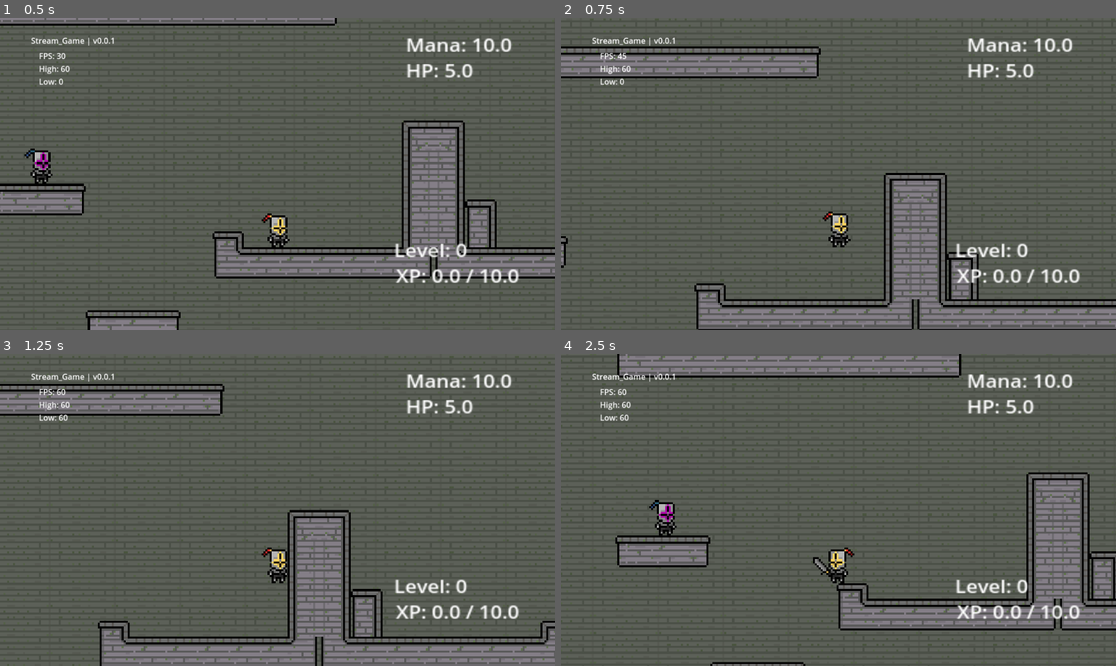
Above: before the commit, frames 1-4 (two rows, left to right).
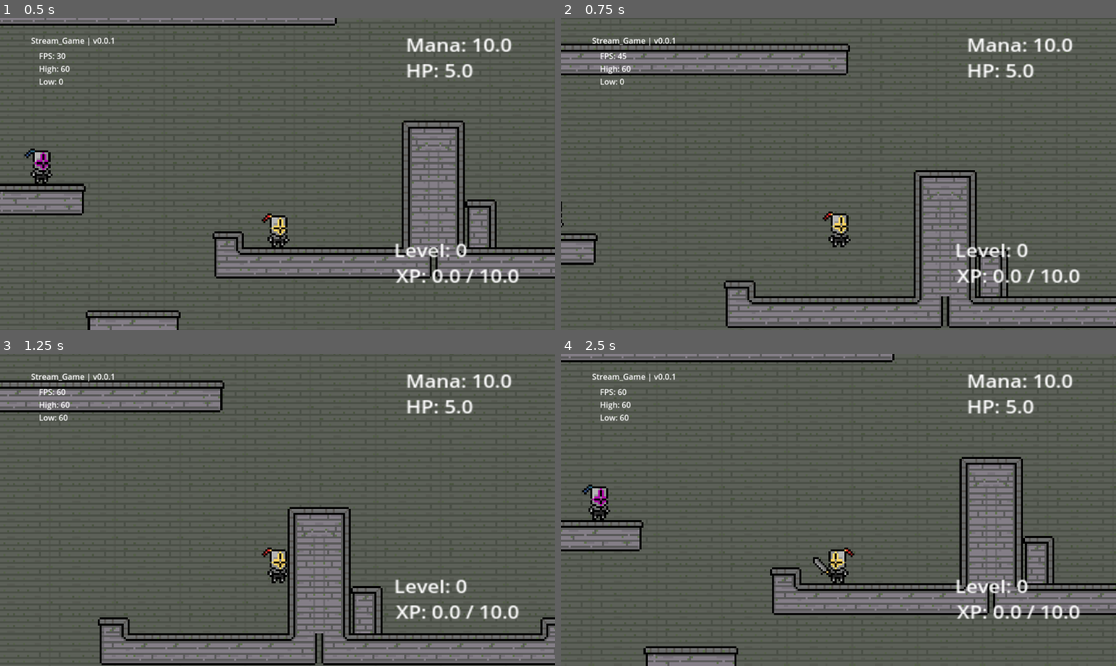
Above: after the commit, the same moments.

Repository: Schweem/CycleTwo
Game: Godot game, scene res://scenes/world_test.tscn
Same seed, same stepped clock (60 frames per second), same inputs: the game is played once before the commit and once after it. The engine's default icon, where the game draws it, is replaced by a stand-in: a white triangle on a blue panel in a dark square.
Inputs (mouse positions are in pixels of both pictures, inside the frame that each line leads up to):
- Up to frame 1 (0.5 s): no input
- Up to frame 2 (0.75 s): tap Enter at 0.5 s; move the mouse to (960, 158) at 0.52 s; hold Right (right) from 0.53 s (still down); tap Space (jump) at 0.6 s
- Up to frame 3 (1.25 s): keep holding Right (right); tap Space (jump) at 0.77, 1.07 s
- Up to frame 4 (2.5 s): move the mouse to (727, 525) at 1.27 s; click (727, 525) at 1.35 s; tap Space (jump) at 1.52, 1.55, 1.82, 2.3 s; move the mouse to (894, 441) at 2.02 s; release Right (right) at 2.03 s; hold Left (left) from 2.03 s (still down); tap X (draw) at 2.1 s

Frame 1 is identical in both runs. In frame 2, 16% of the frame differs, in the area x 0-100%, y 0-100%; in frame 3, 12%; in frame 4, 19%.

Commit message:
regulating movement with delta time before that gets nasty

Diff:
--- a/scripts/player_controller.gd
+++ b/scripts/player_controller.gd
@@ -3,8 +3,8 @@
 signal flipped(flag : bool)
 
 # constants
-const BASE_SPEED : float = 200.0
-const JUMP_SPEED : float = -350.0
+const BASE_SPEED : float = 7500.0
+const JUMP_SPEED : float = -20000.0
 
 # regular vars
 var speed_mult : float = 1.0
@@ -12,6 +12,7 @@
 # variable jump height stuff
 var jump_res : float = 3.0
 var coyote_time : float = 1.0
+var jump_buffer : float = 1.0
 
 var walljump : bool = false
 var jumpCancelled : bool = false
@@ -32,6 +33,9 @@
 		if coyote_time > 0:
 			coyote_time -= 0.1
 		velocity.y += gravity * delta
+
+		if jump_buffer > 0:
+			jump_buffer -= 0.1
 	else:
 		# reset all the jump stuff
 		# state machines would be sick right
@@ -45,12 +49,12 @@
 			coyote_time += 0.1
 
 	# Input controller handler
-	handle_inputs()
+	handle_inputs(delta)
 	# Character body fun for applying motion
 	move_and_slide()
 
 # Simple helper to keep physics process cleaner
-func handle_inputs() -> void:
+func handle_inputs(_delta : float) -> void:
 	if Input.is_action_just_pressed("draw"):
 		sword.drawSword()
 
@@ -79,20 +83,20 @@
 
 	var speed : float = BASE_SPEED * speed_mult
 	if dir:
-		velocity.x = dir * speed
+		velocity.x = dir * speed * _delta
 	else:
-		velocity.x = move_toward(velocity.x, 0, speed)
+		velocity.x = move_toward(velocity.x, 0, speed)  * _delta
 
 	# simple jump, input handling
 	if Input.is_action_just_pressed("jump"):
 		# is_on_floor()
 		if coyote_time > 0:
 			coyote_time = 0
-			velocity.y = JUMP_SPEED
+			velocity.y = JUMP_SPEED * _delta
 
 		if is_on_wall_only() and (walljump == false):
 			#velocity.y = JUMP_SPEED * 0.8
-			velocity = Vector2(-600, JUMP_SPEED * 0.8)
+			velocity = Vector2(-600, JUMP_SPEED * 0.8) * _delta
 			walljump = true
 
 	# variable jump height
